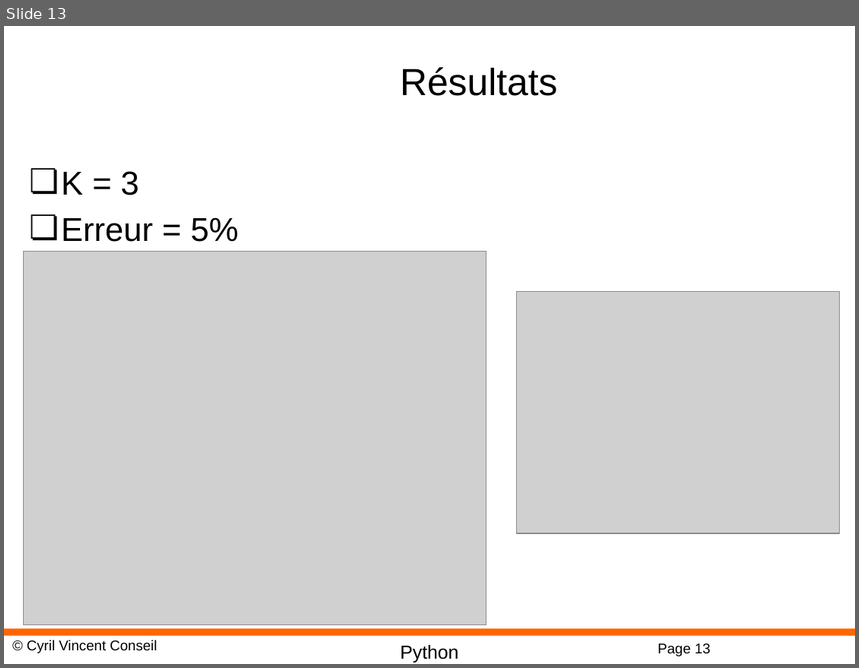
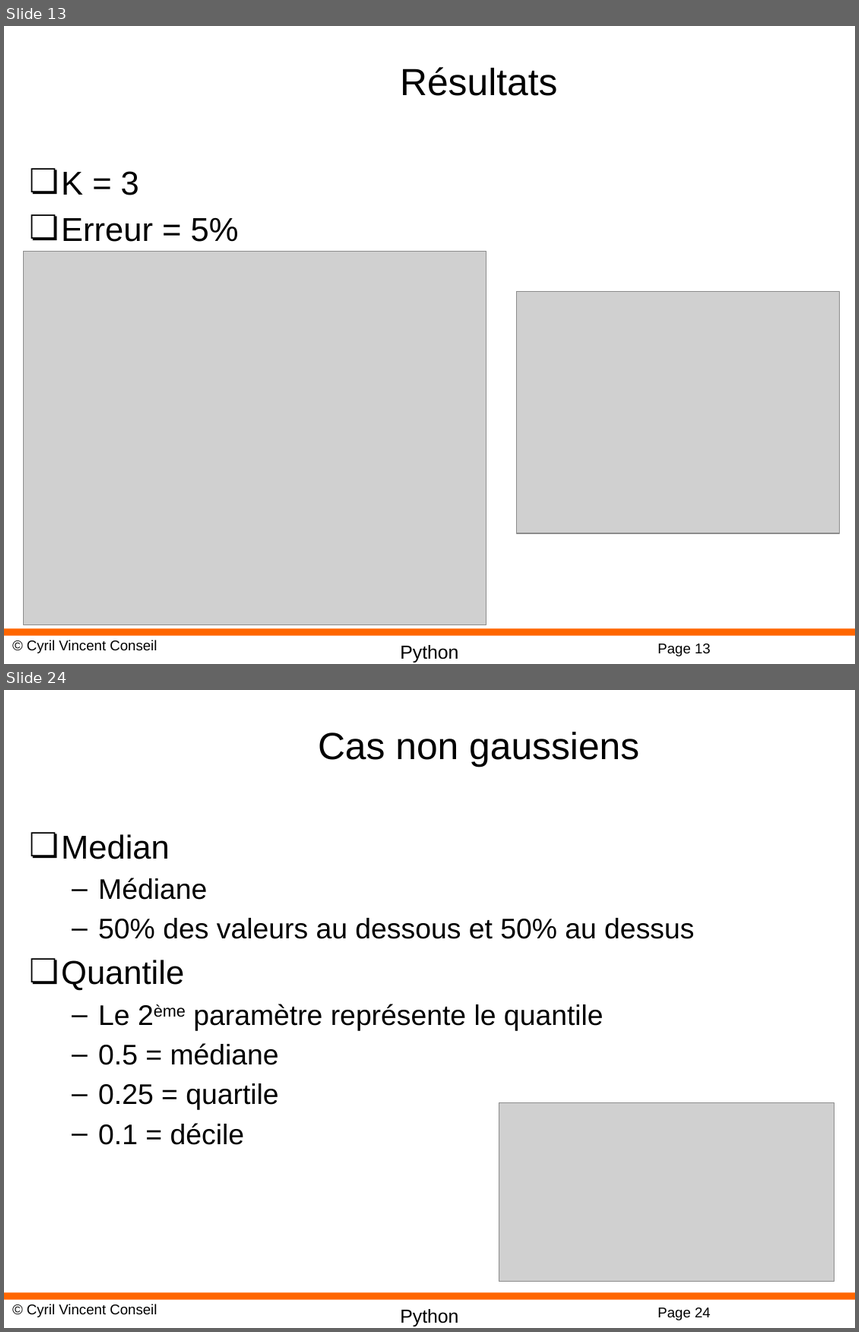
Before and after one commit to cyrilvincent/ML, a slide deck: PPT/MachineLearning14-KNN.pptx. Shown one above the other, each under a label of ours: slide 13 before the commit, slides 13 and 24 after it; the slides between them are not shown. The pictures are 859x668 and 859x1332 pixels, drawn with LibreOffice and Linux fonts; fonts in the diff are those of the drawing; grey boxes stand for pictures; background and template pictures are left out. Boxes give left, top, right and bottom in pixels: in the first picture for what was removed or moved away, otherwise in the second. Text is boxed around its words. In the diff, an @@ line names an element or a change of style, - is before the commit and + after.

```diff
--- a/PPT/MachineLearning14-KNN.pptx
+++ b/PPT/MachineLearning14-KNN.pptx
@@ slide 24 added at <box>4,690,855,1328</box>, background #FFFFFF; not listed: 4 template elements that a slide beside it also shows @@
@@ title added at <box>318,732,639,767</box>, 32 pt, text #000000 @@
+Cas non gaussiens
@@ text added at <box>61,834,694,1145</box>, 24 pt, text #000000 @@
+❏ Median
+  – Médiane
+  – 50% des valeurs au dessous et 50% au dessus
+❏ Quantile
+  – Le 2ème paramètre représente le quantile
+  – 0.5 = médiane
+  – 0.25 = quartile
+  – 0.1 = décile
@@ picture added at <box>500,1103,835,1281</box> @@
```
Also in this commit, not shown: 12 other slides added, 2 other files.
